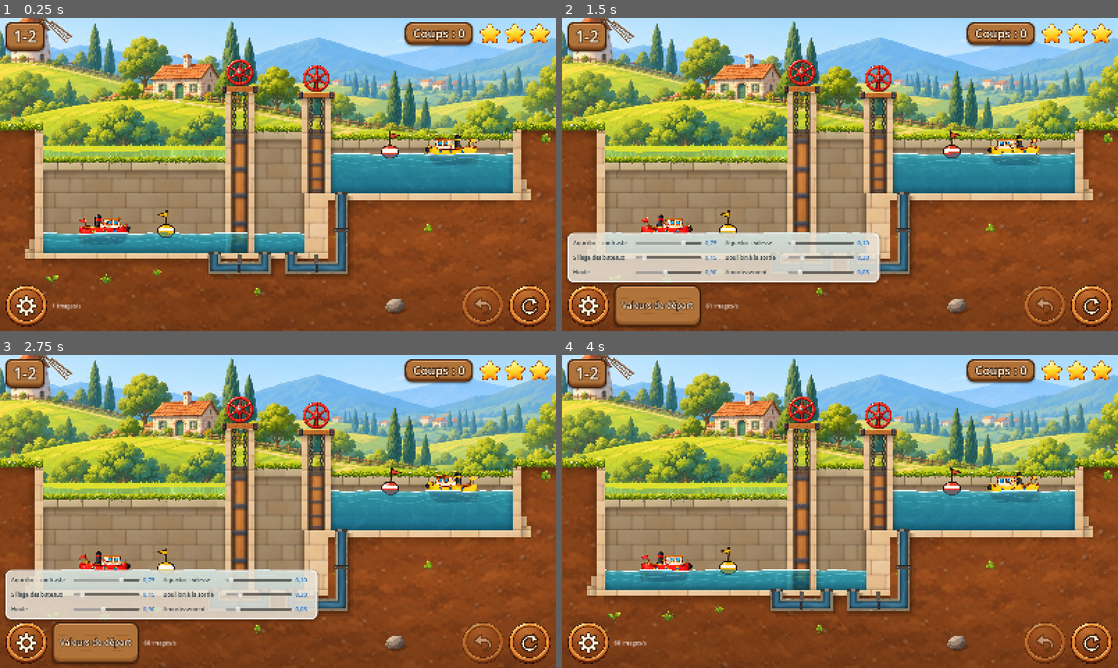
Above: before the commit, frames 1-4 (two rows, left to right).
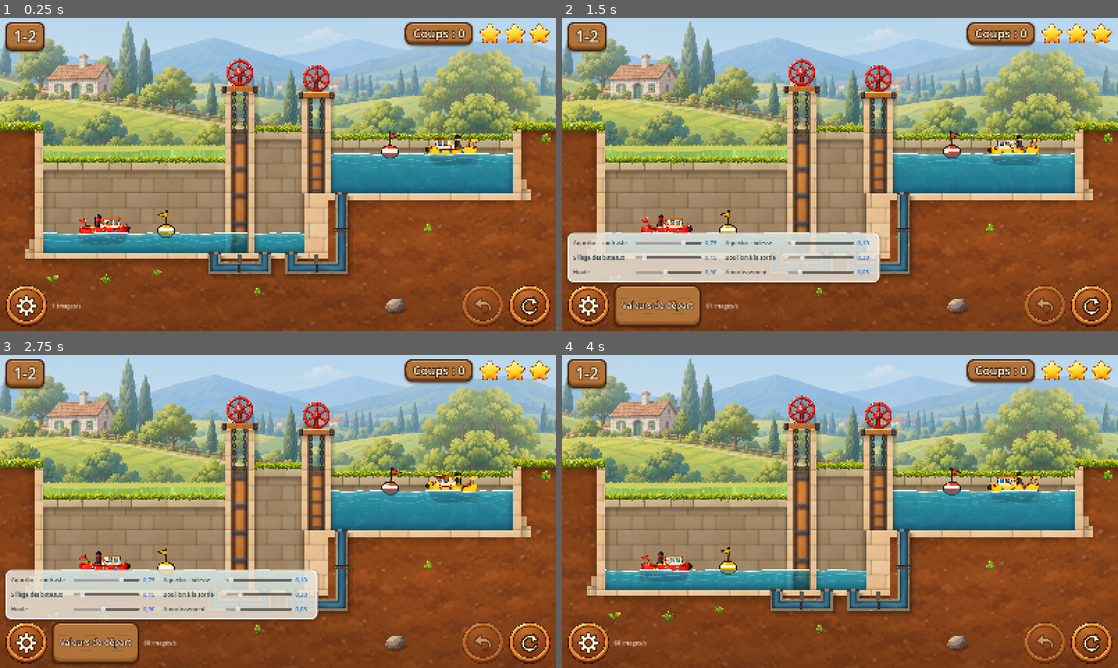
Above: after the commit, the same moments.

Repository: VincentDebaty/station
Game: Godot game, scene res://principal.tscn
Two runs of this game, one before a commit and one after it. Both use one fixed random seed, a clock stepped at 60 frames per second and the inputs below.
Inputs (mouse positions are in pixels of both pictures, inside the frame that each line leads up to):
- Up to frame 1 (0.25 s): no input
- Up to frame 2 (1.5 s): click (1090, 305) at 0.5 s; click (589, 305) at 1.25 s
- Up to frame 3 (2.75 s): click "Valeurs de départ" at 2 s
- Up to frame 4 (4 s): click (1090, 642) at 2.75 s; click (589, 642) at 3.52 s

The runs differ from the first frame. In frame 1, 27% of the frame differs, in the area x 0-100%, y 0-44%; in frame 2, 27%; in frame 3, 27%; in frame 4, 27%.

Commit message:
Lot 8 : le panorama recule dans une brume bleutée, et le moulin coupé quitte le cadre
L'arrière-plan concurrençait parfois le puzzle. Un nouveau shader,
lointain.gdshader, le met en retrait :
- 18 % de saturation en moins ;
- un contraste ramené à 84 % ;
- une brume bleutée, forte en haut de l'image (les montagnes) et presque nulle
  sur la prairie.
Les éléments jouables ressortent sans devenir criards.

Le moulin était coupé par le haut de l'écran, ce qui paraissait accidentel. Il
est entier dans fond.png, mais le jeu pose le panorama à une échelle qui
dépend de la largeur du niveau : le bord haut tombe ailleurs à chaque niveau.
On ne peut donc pas le recadrer une fois pour toutes. La bande part
maintenant après lui (17 % de la largeur), à l'échelle de l'image entière ;
les copies en miroir comblent la largeur. Découpée une fois en image, la
bande a ses UV de 0 à 1, dont la brume a besoin.

Photos du 1-2 et du 1-4.

Co-Authored-By: Claude Opus 5.5 <noreply@anthropic.com>

Diff:
--- a/prototypes/ecluses-godot/canal.gd
+++ b/prototypes/ecluses-godot/canal.gd
@@ -246,6 +246,7 @@
 	elif shader == SH_TERRE: Peint.habiller(m, "terre")
 	return m
 
+var _lointain: ShaderMaterial
 func _decor() -> void:
 	var W := X(largeur)
 	var yb := Y(berge)
@@ -258,18 +259,26 @@
 		# au-dessus de la berge il n'y a que ~200 px de ciel : on garde la bande
 		# de l'image où sont les collines (34 % à 72 % de sa hauteur, ASSETS.md),
 		# le reste serait du ciel vide en haut et de la prairie cachée en bas
-		var brut: Texture2D = load("res://art/fond.png")
-		var bande := AtlasTexture.new()
-		bande.atlas = brut
-		bande.region = Rect2(0, brut.get_height() * 0.34, brut.get_width(), brut.get_height() * 0.38)
-		tex = bande
+		# On part aussi après le moulin (17 % de la largeur) : selon la largeur
+		# du niveau, le haut de l'écran le coupait par le milieu, ce qui
+		# « paraît accidentel » (lot 8). Découpée une fois en image, la bande
+		# a ses UV de 0 à 1, dont la brume du shader « lointain » a besoin.
+		var brut: Image = (load("res://art/fond.png") as Texture2D).get_image()
+		if brut.is_compressed(): brut.decompress()
+		var w := brut.get_width()
+		var h := brut.get_height()
+		tex = ImageTexture.create_from_image(brut.get_region(Rect2i(int(w * 0.17), int(h * 0.34), int(w * 0.83), int(h * 0.38))))
 	elif ResourceLoader.exists("res://art/maquette.webp"):
 		var at := AtlasTexture.new()
 		at.atlas = load("res://art/maquette.webp")
 		at.region = Rect2(0, 104, 1050, 196)
 		tex = at
 	if tex:
-		var echelle := (W + 160.0) / tex.get_width()
+		_lointain = ShaderMaterial.new()
+		_lointain.shader = preload("res://shaders/lointain.gdshader")
+		# l'échelle de l'image entière, même sans le moulin : les copies en
+		# miroir comblent la largeur
+		var echelle := (W + 160.0) / (tex.get_width() / (0.83 if ResourceLoader.exists("res://art/fond.png") else 1.0))
 		var large := tex.get_width() * echelle
 		# au centre, puis une copie en miroir de chaque côté : un écran plus
 		# allongé que la coupe ne voit jamais le bord du panorama
@@ -280,6 +289,7 @@
 			s.flip_h = k != 0
 			s.scale = Vector2(echelle, echelle)
 			s.position = Vector2(-80 + k * large, yb + 60 - tex.get_height() * echelle)
+			s.material = _lointain
 			add_child(s)
 	# la prairie, qui descend derrière les bassins
 	var pts := PackedVector2Array()
--- /dev/null
+++ b/prototypes/ecluses-godot/shaders/lointain.gdshader
@@ -0,0 +1,21 @@
+// Le panorama derrière le canal, mis en retrait (lot 8 de PLAN-RENDU.md :
+// l'arrière-plan « concurrence parfois le puzzle »). Un peu moins saturé,
+// un peu moins contrasté, et une brume bleutée qui monte vers les montagnes,
+// en haut de l'image. Les éléments jouables ressortent sans devenir criards.
+shader_type canvas_item;
+
+uniform float desature = 0.18;
+uniform float contraste = 0.84;
+uniform vec3 brume : source_color = vec3(0.80, 0.89, 0.97);
+uniform float brume_haut = 0.42;    // force de la brume en haut de l'image
+uniform float brume_bas = 0.06;     // et en bas, sur la prairie
+
+void fragment() {
+	vec4 t = texture(TEXTURE, UV);
+	vec3 c = t.rgb;
+	float l = dot(c, vec3(0.30, 0.59, 0.11));
+	c = mix(vec3(l), c, 1.0 - desature);
+	c = mix(vec3(0.55), c, contraste);
+	c = mix(c, brume, mix(brume_haut, brume_bas, smoothstep(0.0, 0.85, UV.y)));
+	COLOR = vec4(c, t.a);
+}
Not shown, added: prototypes/ecluses-godot/shaders/lointain.gdshader.uid
Not shown, changed: prototypes/ecluses-godot/PLAN-RENDU.md
